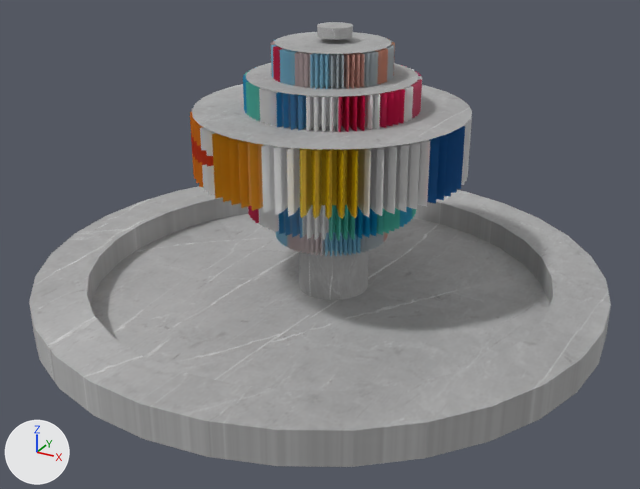
What one commit did to the glTF model tutorial/fountain.glb.
One viewpoint serves both versions: a camera (50 mm lens) standing at (7.61, -14.27, 8.15) and looking at (0.19, -0.78, 1.41). Arrows for +X, +Y and +Z are at lower left; the lights stay in place. Where no turn or scale is listed for an object, it has been applied to the vertices.
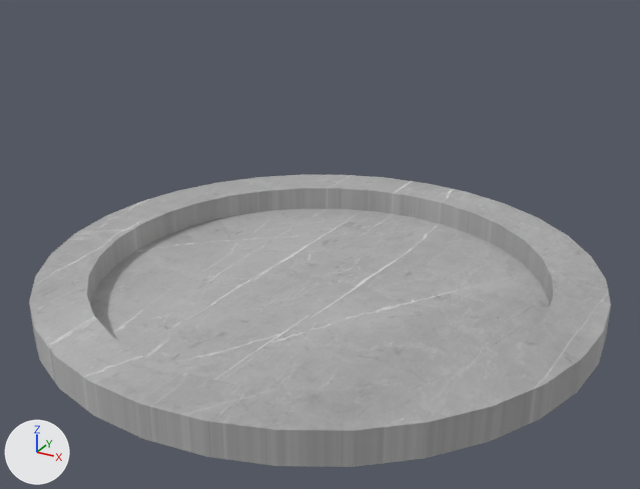
Boxes (x1, y1, x2, y2) around the edits, measured in the pictures (640 x 489 px):
'Gear.001', deleted
    before: (190, 108, 472, 219)
'Cylinder.012', deleted
    before: (192, 84, 472, 149)
'Gear.002', deleted
    before: (243, 65, 422, 132)
'Gear.003', deleted
    before: (271, 38, 395, 90)
'Gear.004', deleted
    before: (247, 205, 416, 241)
'Cylinder.009', deleted
    before: (299, 251, 369, 300)
'Cylinder.010', deleted
    before: (246, 63, 419, 97)
'Cylinder.011', deleted
    before: (275, 32, 391, 54)
'Gear.005', deleted
    before: (276, 231, 388, 256)
'Cylinder.008', deleted
    before: (317, 22, 353, 39)

Diff of the bpy script that builds the scene:
```diff
--- a/tutorial/fountain.glb.py
+++ b/tutorial/fountain.glb.py
@@ ob_cylinder_008 @@
-ob_cylinder_008 = bpy.data.objects.new('Cylinder.008', me_cylinder_008)
-ob_cylinder_008.location = (0.04, 0.05, 5.26)
-ob_cylinder_008.rotation_euler = (0.0, 0.0, 3.142)  # degrees (0, 0, 180)
-ob_cylinder_008.scale = (-0.32, -0.32, -0.0959)
@@ ob_gear_001 @@
-ob_gear_001 = bpy.data.objects.new('Gear.001', me_gear_001)
-ob_gear_001.location = (-0.01, 0.01, 3.23)
@@ ob_gear_002 @@
-ob_gear_002 = bpy.data.objects.new('Gear.002', me_gear_002)
-ob_gear_002.location = (0.02, 0.01, 4.01)
@@ ob_gear_003 @@
-ob_gear_003 = bpy.data.objects.new('Gear.003', me_gear_003)
-ob_gear_003.location = (0.02, 0.01, 4.74)
@@ ob_gear_004 @@
-ob_gear_004 = bpy.data.objects.new('Gear.004', me_gear_004)
-ob_gear_004.location = (0.02, 0.01, 2.28)
@@ ob_gear_005 @@
-ob_gear_005 = bpy.data.objects.new('Gear.005', me_gear_005)
-ob_gear_005.location = (0.02, 0.01, 1.59)
@@ ob_cylinder_009 @@
-ob_cylinder_009 = bpy.data.objects.new('Cylinder.009', me_cylinder_009)
-ob_cylinder_009.location = (0.04, 0.05, 2.24)
-ob_cylinder_009.rotation_euler = (0.0, 0.0, 3.142)  # degrees (0, 0, 180)
-ob_cylinder_009.scale = (-0.701, -0.701, -2.07)
@@ ob_cylinder_010 @@
-ob_cylinder_010 = bpy.data.objects.new('Cylinder.010', me_cylinder_010)
-ob_cylinder_010.location = (0.04, 0.05, 3.1)
-ob_cylinder_010.rotation_euler = (0.0, 0.0, 3.142)  # degrees (0, 0, 180)
-ob_cylinder_010.scale = (-0.701, -0.701, -2.07)
@@ ob_cylinder_011 @@
-ob_cylinder_011 = bpy.data.objects.new('Cylinder.011', me_cylinder_011)
-ob_cylinder_011.location = (0.04, -0.02, 1.96)
-ob_cylinder_011.rotation_euler = (0.0, 0.0, 3.142)  # degrees (0, 0, 180)
-ob_cylinder_011.scale = (-1.05, -1.05, -3.11)
@@ ob_cylinder_012 @@
-ob_cylinder_012 = bpy.data.objects.new('Cylinder.012', me_cylinder_012)
-ob_cylinder_012.location = (0.04, 0.1, 1.63)
-ob_cylinder_012.rotation_euler = (0.0, 0.0, 3.142)  # degrees (0, 0, 180)
-ob_cylinder_012.scale = (-1.15, -1.15, -3.38)
```
